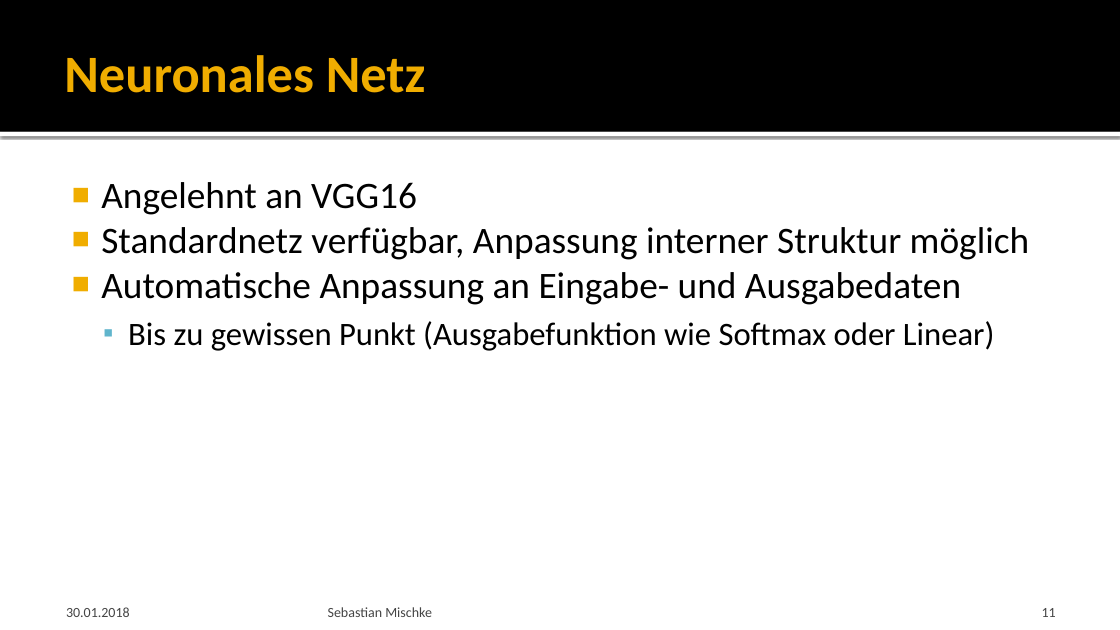
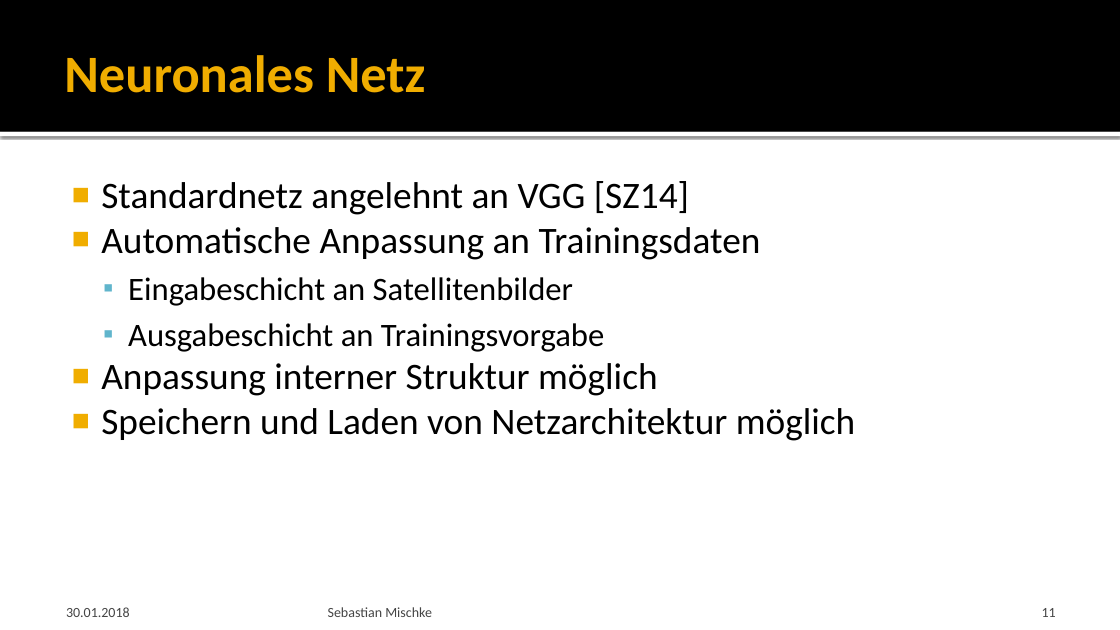
Before and after one commit to Saritus/bachelor-thesis, a slide deck: slide 11 of docs/verteidigung/Verteidigung.pptx. Drawn at 1120x630 pixels with LibreOffice and Linux fonts; fonts in the diff are those of the drawing; background and template pictures are left out. Boxes give left, top, right and bottom in pixels: in the first picture for what was removed or moved away, otherwise in the second. Text is boxed around its words. In the diff, an @@ line names an element or a change of style, - is before the commit and + after.

Commit message:
Improve presentation

```diff
--- a/docs/verteidigung/Verteidigung.pptx
+++ b/docs/verteidigung/Verteidigung.pptx
@@ text at bbox=[101, 181, 856, 441]: text changed @@
-■ Angelehnt an VGG16
-■ Standardnetz verfügbar, Anpassung interner Struktur möglich
-■ Automatische Anpassung an Eingabe- und Ausgabedaten
-  ▪ Bis zu gewissen Punkt (Ausgabefunktion wie Softmax oder Linear)
+■ Standardnetz angelehnt an VGG [SZ14]
+■ Automatische Anpassung an Trainingsdaten
+  ▪ Eingabeschicht an Satellitenbilder
+  ▪ Ausgabeschicht an Trainingsvorgabe
+■ Anpassung interner Struktur möglich
+■ Speichern und Laden von Netzarchitektur möglich
```
Also in this commit, not shown: 6 other slides changed.
